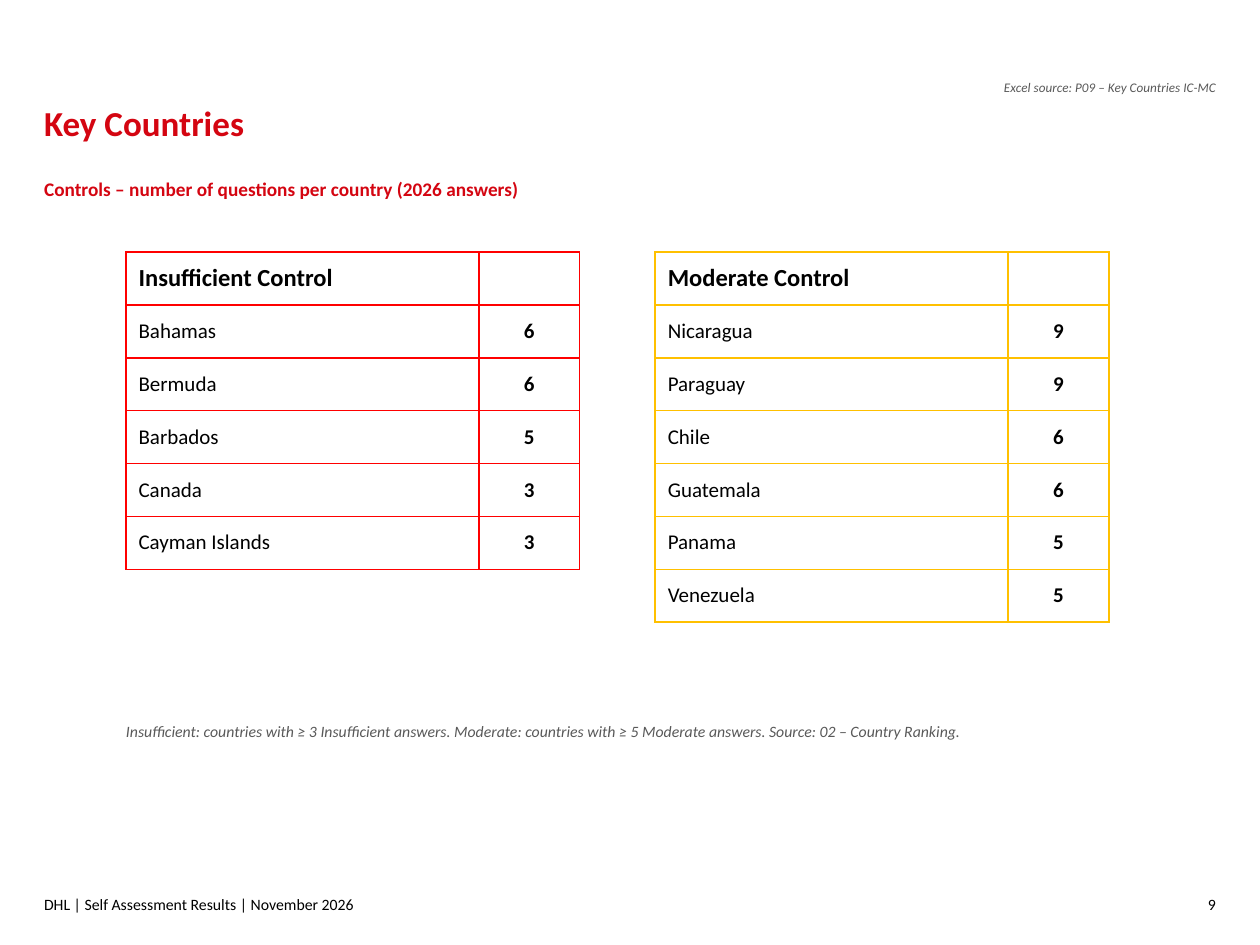
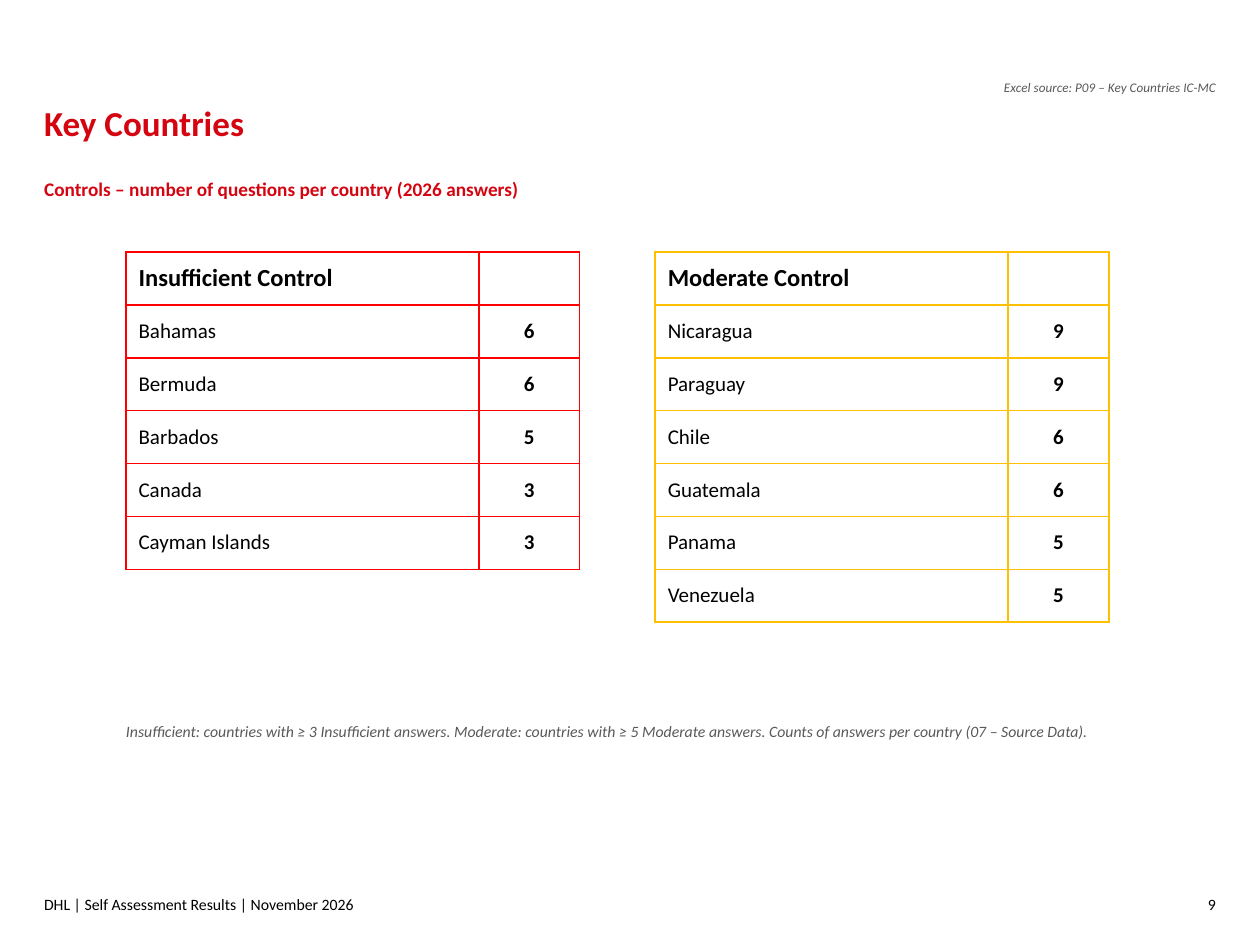
Before and after one commit to garyronquillo1984-dot/warehouse-attendance-pro, a slide deck: slide 9 of customs-audit/ppt/Country Customs Self-Assessment Program - 2026.pptx. Drawn at 1260x945 pixels with LibreOffice and Linux fonts; fonts in the diff are those of the drawing. Boxes give left, top, right and bottom in pixels: in the first picture for what was removed or moved away, otherwise in the second. Text is boxed around its words. In the diff, an @@ line names an element or a change of style, - is before the commit and + after.

```diff
--- a/customs-audit/ppt/Country Customs Self-Assessment Program - 2026.pptx
+++ b/customs-audit/ppt/Country Customs Self-Assessment Program - 2026.pptx
@@ text at (x1=126, y1=725, x2=1087, y2=740): text changed @@
-Insufficient: countries with ≥ 3 Insufficient answers. Moderate: countries with ≥ 5 Moderate answers. Source: 02 – Country Ranking.
+Insufficient: countries with ≥ 3 Insufficient answers. Moderate: countries with ≥ 5 Moderate answers. Counts of answers per country (07 – Source Data).
```
Also in this commit, not shown: 14 other slides changed, 1 other file.
